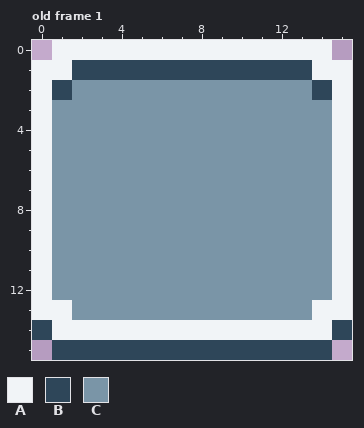
Pixel-art file -- assets/box.aseprite. That is the earlier state.
16x16 pixels, 1 frame. Shown: old frame 1. The commit also changed other frames, which this record leaves out.
Palette (. is transparent): A #f1f4f7  B #2e4659  C #7a95a7
Pixels before, old frame 1, first column x 0:
 0 .AAAAAAAAAAAAAA.
 1 AABBBBBBBBBBBBAA
 2 ABCCCCCCCCCCCCBA
 3 ACCCCCCCCCCCCCCA
 4 ACCCCCCCCCCCCCCA
 5 ACCCCCCCCCCCCCCA
 6 ACCCCCCCCCCCCCCA
 7 ACCCCCCCCCCCCCCA
 8 ACCCCCCCCCCCCCCA
 9 ACCCCCCCCCCCCCCA
10 ACCCCCCCCCCCCCCA
11 ACCCCCCCCCCCCCCA
12 ACCCCCCCCCCCCCCA
13 AACCCCCCCCCCCCAA
14 BAAAAAAAAAAAAAAB
15 .BBBBBBBBBBBBBB.
And afterwards:
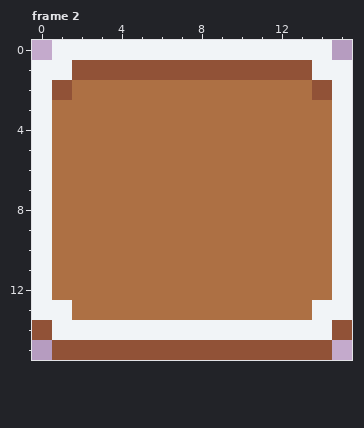
A new or re-ordered frame is compared with the old frame closest to it.
Change:
frames 1 -> 3
colour B: #2e4659 -> #915237
colour C: #7a95a7 -> #ad7044
Boxes around the changes in both pictures, in picture pixels (x1, y1, x2, y2):
changed: (32, 60, 352, 360)
